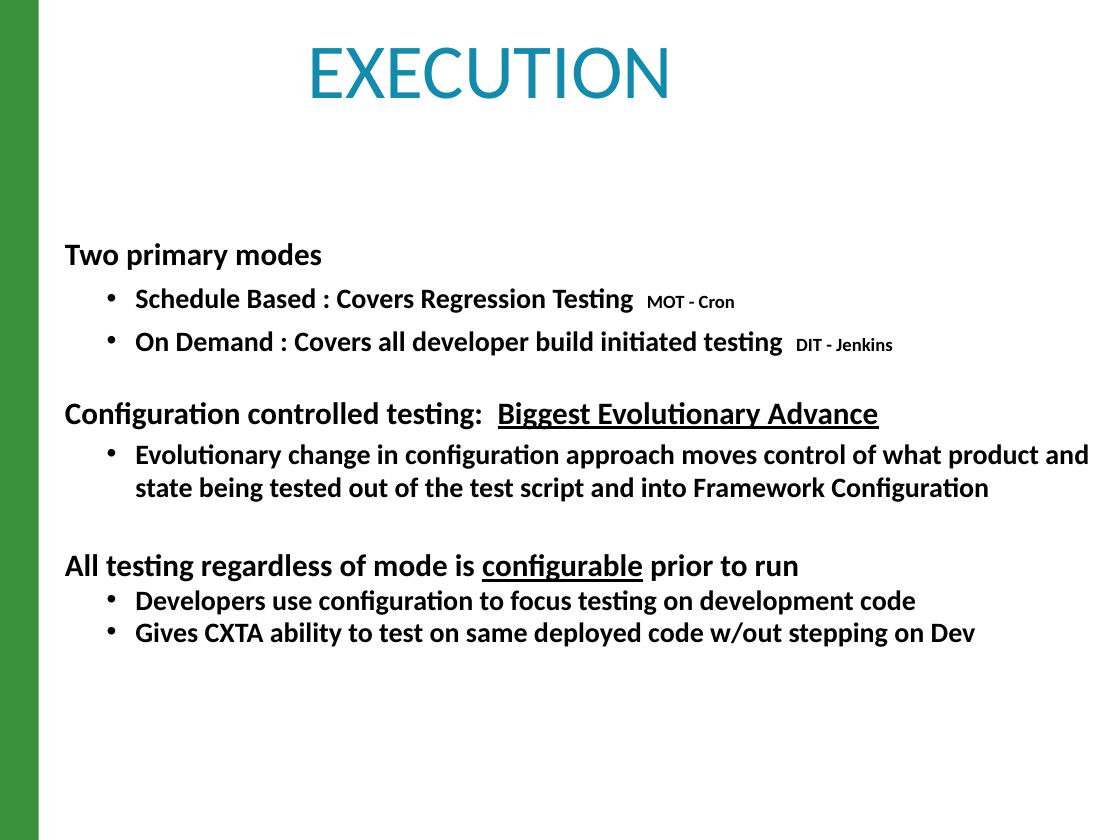
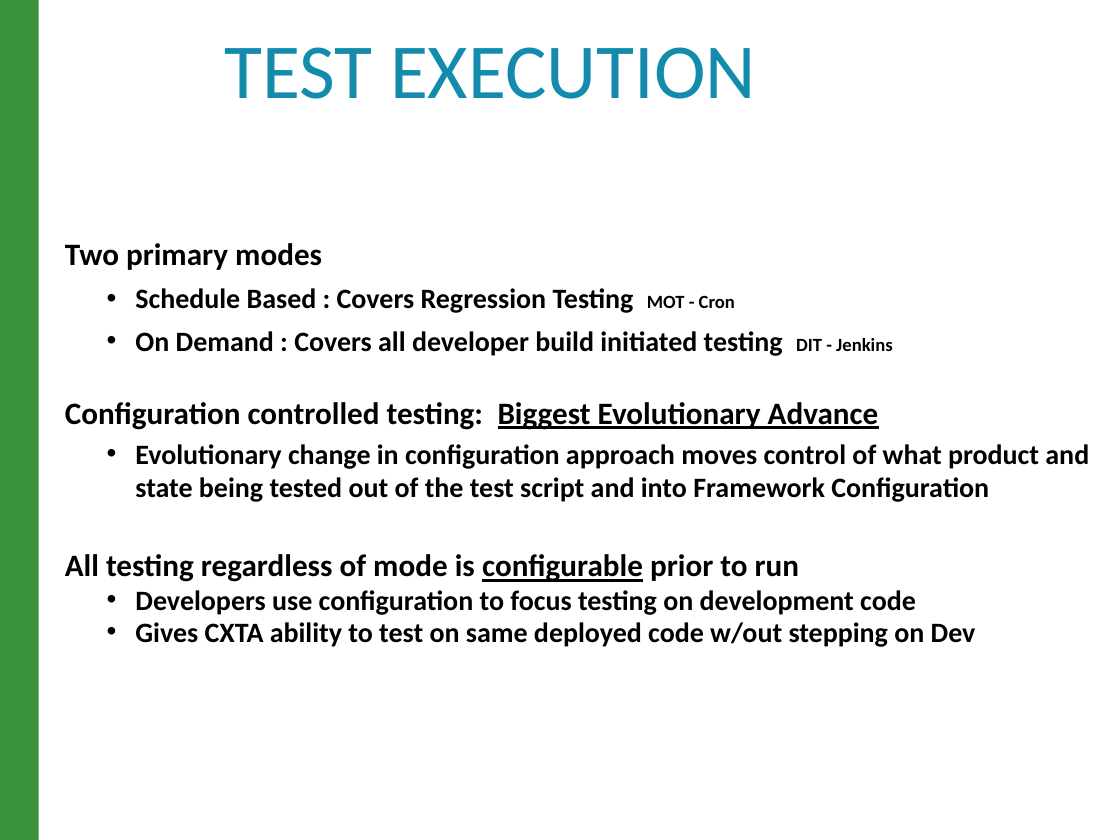
Before and after one commit to raghav9329/mainProf, a slide deck: slide 9 of CurrentWork_Delta/CX_StrategyPowerPoint.pptx (slide 7 before the commit). Drawn at 1120x840 pixels with LibreOffice and Linux fonts; fonts in the diff are those of the drawing. Boxes give left, top, right and bottom in pixels: in the first picture for what was removed or moved away, otherwise in the second. Text is boxed around its words. In the diff, an @@ line names an element or a change of style, - is before the commit and + after.

```diff
--- a/CurrentWork_Delta/CX_StrategyPowerPoint.pptx
+++ b/CurrentWork_Delta/CX_StrategyPowerPoint.pptx
@@ title at (x1=224, y1=47, x2=756, y2=99): text changed @@
-EXECUTION
+TEST EXECUTION
```
Also in this commit, not shown: 4 other slides changed, 3 slides added.
